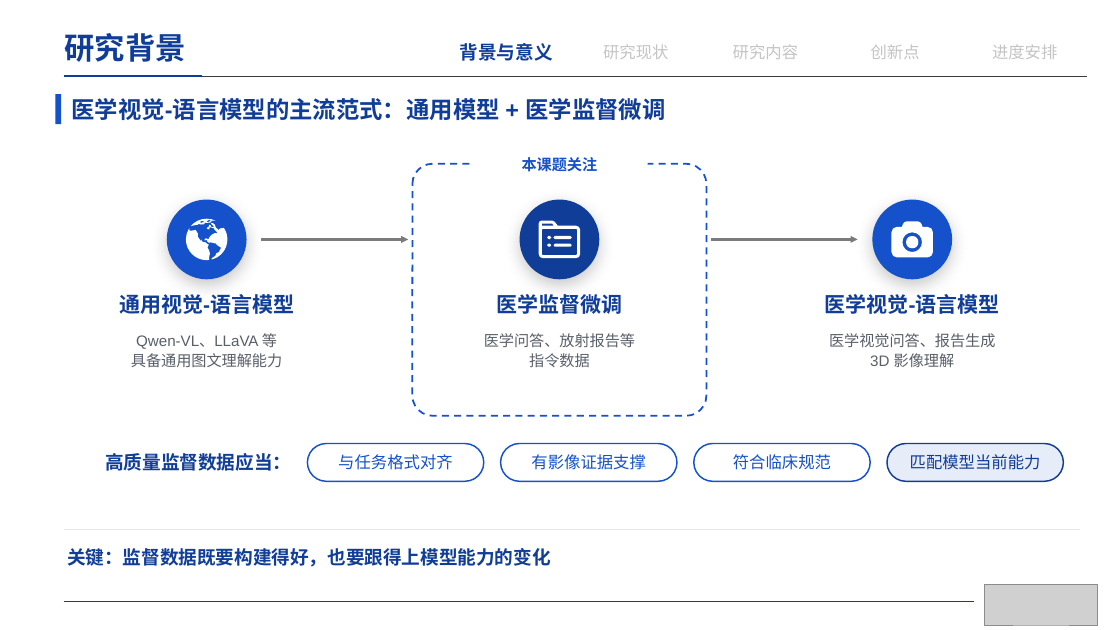
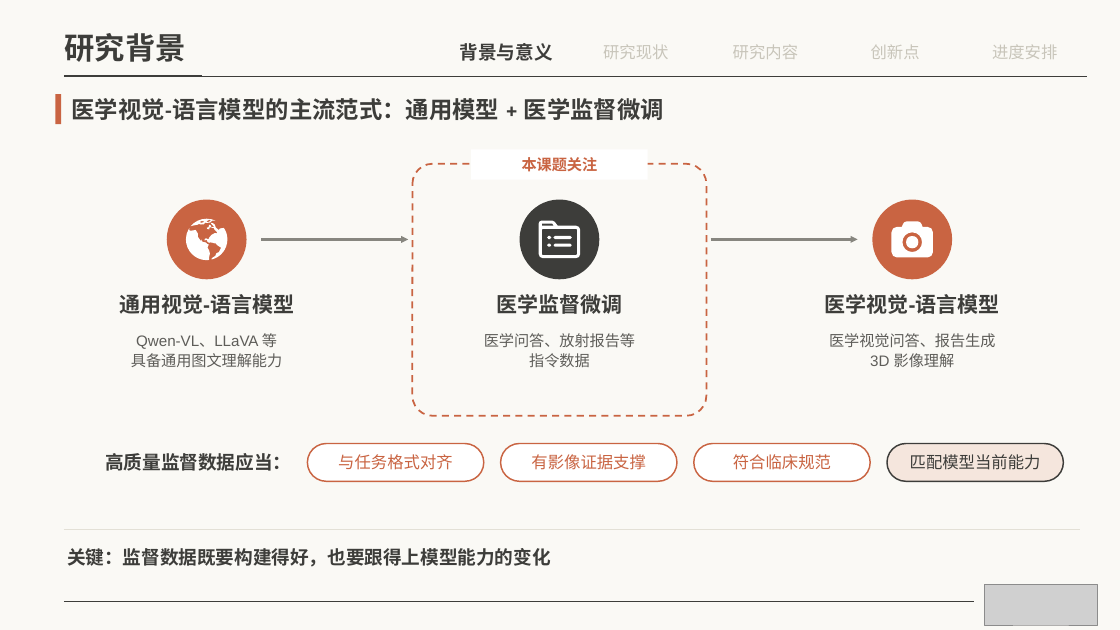
Before and after one commit to irving-2222/Graduation-Thesis, a slide deck: slide 4 of 开题答辩.pptx. Drawn at 1120x630 pixels with LibreOffice and Linux fonts; fonts in the diff are those of the drawing; grey boxes stand for pictures. Boxes give left, top, right and bottom in pixels: in the first picture for what was removed or moved away, otherwise in the second. Text is boxed around its words. In the diff, an @@ line names an element or a change of style, - is before the commit and + after.

```diff
--- a/开题答辩.pptx
+++ b/开题答辩.pptx
@@ background #FFFFFF to #FAF9F5 @@
@@ text "研究背景" at <box>65,33,186,62</box>: font Arial to Cambria, text colour #103D98 to #3D3D3A @@
@@ line (64, 76) - (1088, 76): stroke #373B43 0.5 pt to #3D3D3A 0.5 pt @@
@@ line (64, 76) - (202, 76): stroke #103D98 1.75 pt to #3D3D3A 1.75 pt @@
@@ text "医学视觉-语言模型的主流范式：通用模型 + 医学监督微调" at <box>71,98,664,120</box>: font Arial to Cambria, text colour #103D98 to #3D3D3A @@
@@ rectangle at <box>55,94,61,124</box>: fill #1551CA to #C96442 @@
@@ rounded rectangle at <box>413,164,707,416</box>: outline #1551CA 1.5 pt dashed to #C96442 1.5 pt dashed @@
@@ rectangle "本课题关注": place and size @@
-rectangle "本课题关注" at <box>522,157,598,172</box>
+rectangle "本课题关注" at <box>471,150,648,180</box>
@@ rectangle "本课题关注" at <box>471,150,648,180</box>: text colour #1551CA to #C96442 @@
@@ ellipse at <box>166,200,246,280</box>: fill #1551CA to #C96442; shadow off @@
@@ ellipse at <box>519,200,599,280</box>: fill #103D98 to #3D3D3A; shadow off @@
@@ ellipse at <box>872,200,952,280</box>: fill #1551CA to #C96442; shadow off @@
@@ text colour #595F69 to #5E5D59 in 3 elements at <box>131,333,282,367</box>, <box>484,333,635,367</box>, <box>829,333,995,367</box> @@
@@ text colour #1551CA to #C96442; outline #1551CA 1.25 pt to #C96442 1.25 pt in 3 elements at <box>308,444,484,481</box>, <box>501,444,677,481</box>, <box>694,444,870,481</box> @@
@@ rounded rectangle "匹配模型当前能力" at <box>887,444,1064,481</box>: text colour #103D98 to #3D3D3A; fill #E6ECF8 to #F5E6DD; outline #103D98 1.25 pt to #3D3D3A 1.25 pt @@
@@ text colour #103D98 to #3D3D3A in 6 elements at <box>460,43,553,61</box>, <box>119,294,294,314</box>, <box>496,294,622,314</box>, <box>825,294,1000,314</box>, <box>105,453,291,471</box>, <box>67,548,551,567</box> @@
@@ line (64, 529) - (1081, 529): stroke #E3E6EA 1 pt to #E3E0D6 1 pt @@
@@ line (64, 602) - (974, 602): stroke #103D98 0.5 pt to #3D3D3A 0.5 pt @@
```
Also in this commit, not shown: 21 other slides changed, 1 other file.
